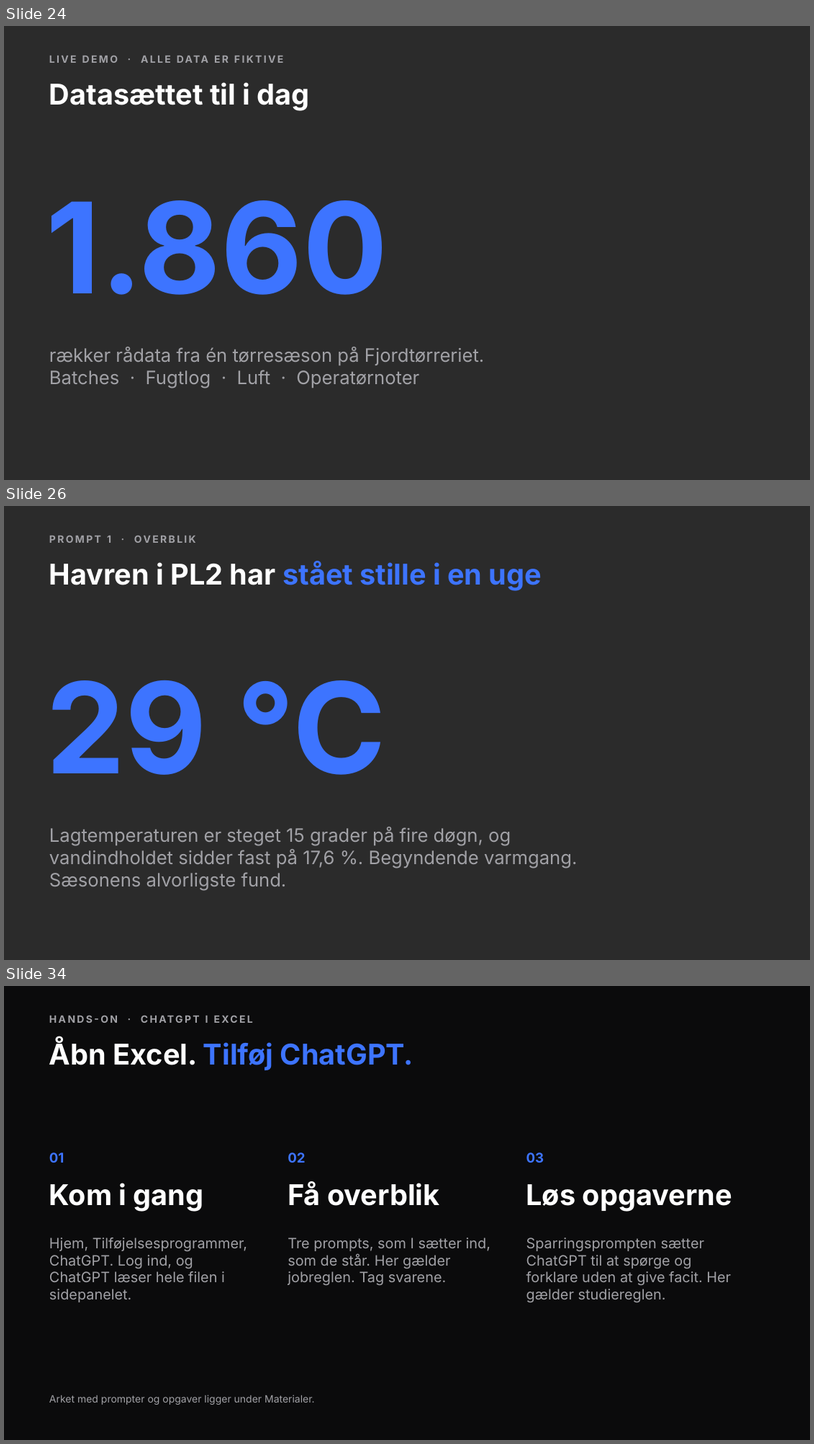
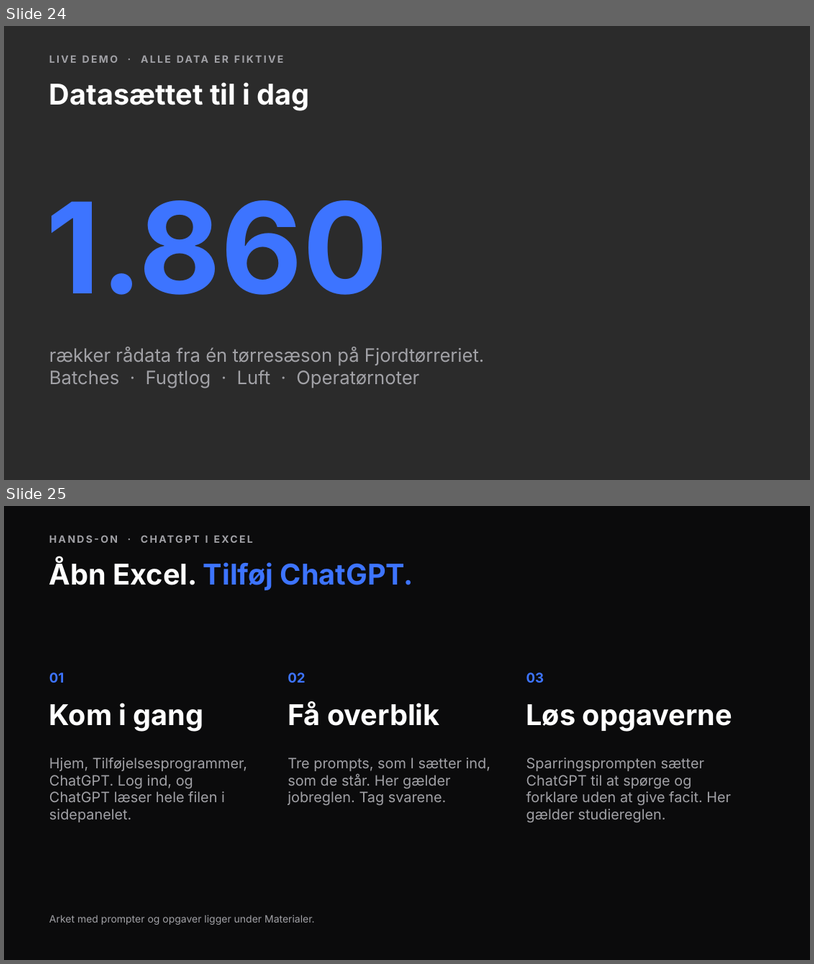
Before and after one commit to andr8769-ui/ucl-ai-undervisning, a slide deck: private/proces/praesentation.pptx. Shown one above the other, each under a label of ours: slides 24, 26 and 34 before the commit, slides 24 and 25 after it; the slides between them are not shown. The pictures are 814x1444 and 814x964 pixels, drawn with LibreOffice and Linux fonts; fonts in the diff are those of the drawing; background and template pictures are left out; a plain dark background stands for a picture behind light text. Boxes give left, top, right and bottom in pixels: in the first picture for what was removed or moved away, otherwise in the second. Text is boxed around its words. In the diff, an @@ line names an element or a change of style, - is before the commit and + after.

```diff
--- a/private/proces/praesentation.pptx
+++ b/private/proces/praesentation.pptx
@@ slide 26 removed at [4,506,810,960], background picture (left out) @@
@@ text removed at [107,536,111,543] @@
-PROMPT 1 · OVERBLIK
@@ text removed at [49,561,542,591] @@
-Havren i PL2 har stået stille i en uge
@@ text removed at [46,680,386,775] @@
-29 °C
@@ text removed at [49,826,577,890] @@
-Lagtemperaturen er steget 15 grader på fire døgn, og vandindholdet sidder fast på 17,6 %. Begyndende varmgang. Sæsonens alvorligste fund.
@@ what was slide 34 is now slide 25 @@
```
Also in this commit, not shown: 1 slide changed, 8 other slides removed, 41 other files.
